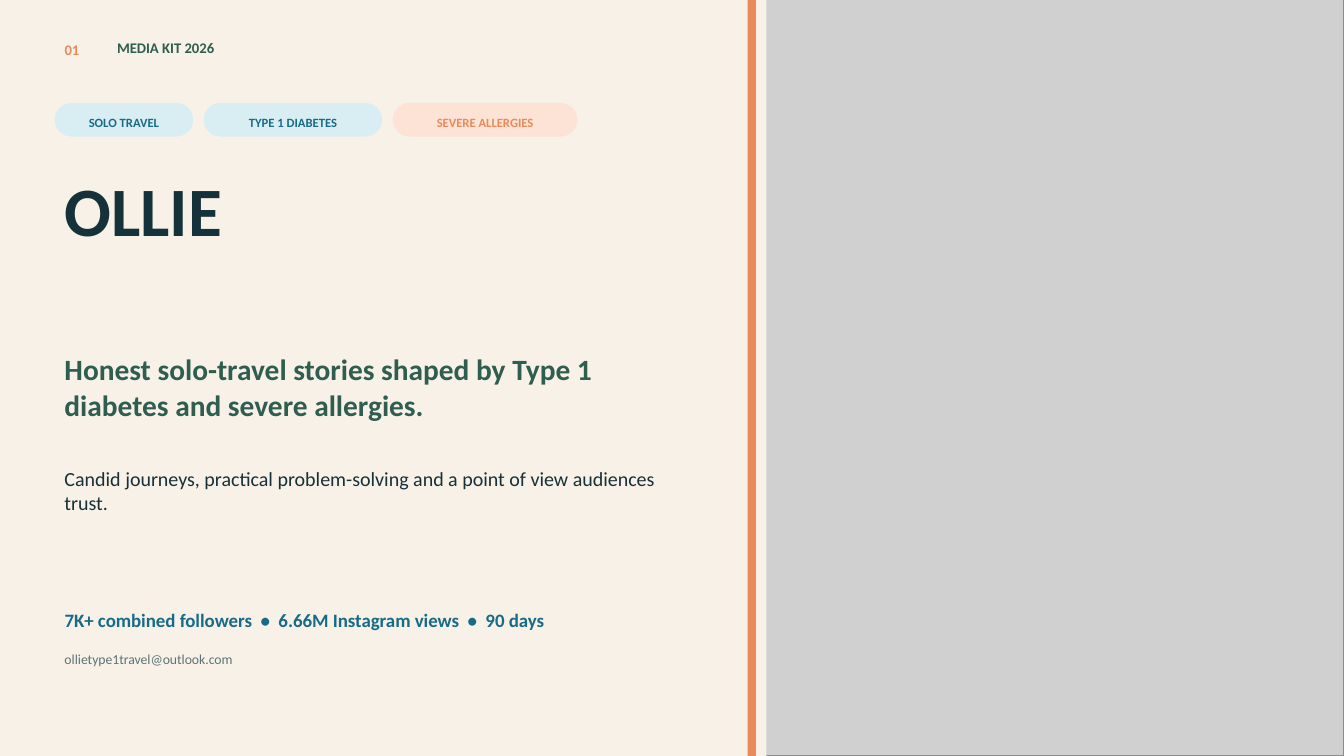
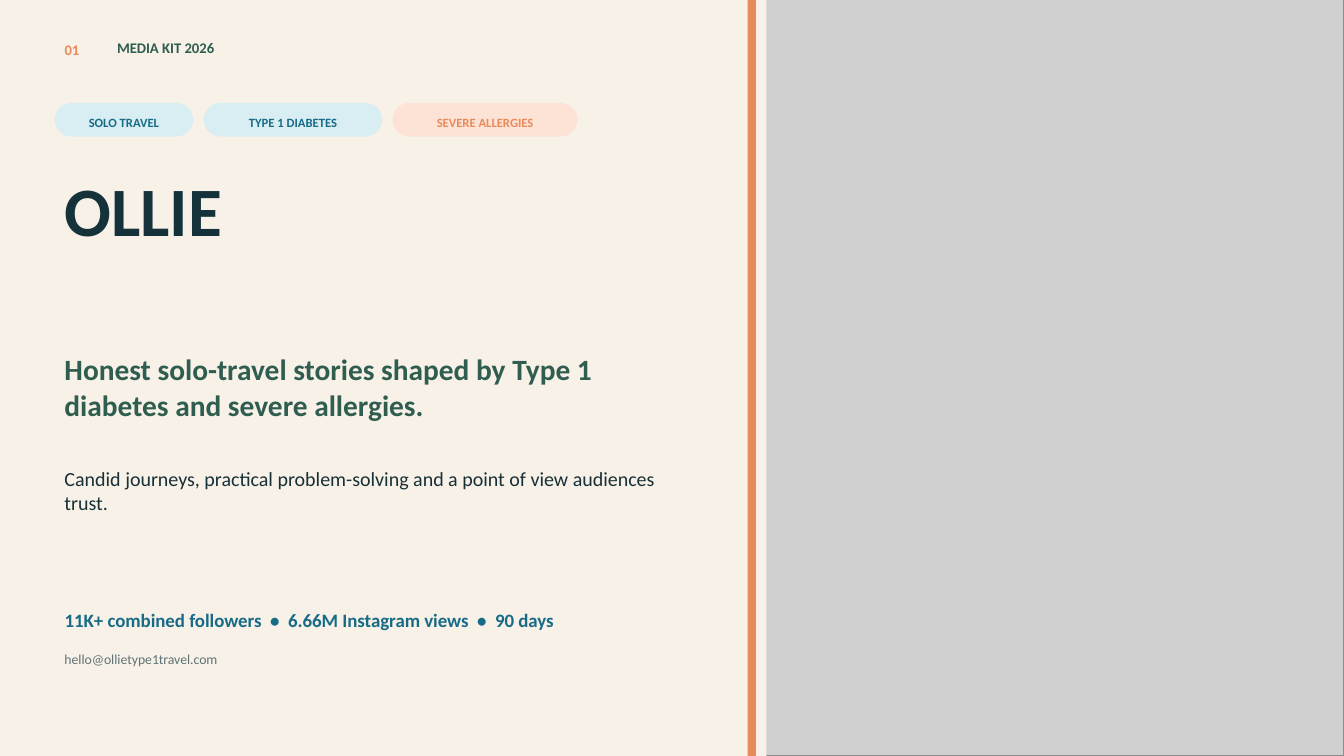
Before and after one commit to Ollietype1travel/ollie-type1-travel, a slide deck: slide 1 of downloads/ollie-media-kit.pptx. Drawn at 1344x756 pixels with LibreOffice and Linux fonts; fonts in the diff are those of the drawing; grey boxes stand for pictures. Boxes give left, top, right and bottom in pixels: in the first picture for what was removed or moved away, otherwise in the second. Text is boxed around its words. In the diff, an @@ line names an element or a change of style, - is before the commit and + after.

```diff
--- a/downloads/ollie-media-kit.pptx
+++ b/downloads/ollie-media-kit.pptx
@@ text at [65,613,553,630]: text changed @@
-7K+ combined followers • 6.66M Instagram views • 90 days
+11K+ combined followers • 6.66M Instagram views • 90 days
@@ text at [64,654,217,666]: text changed @@
-ollietype1travel@outlook.com
+hello@ollietype1travel.com
```
Also in this commit, not shown: 2 other slides changed, 46 other files.
